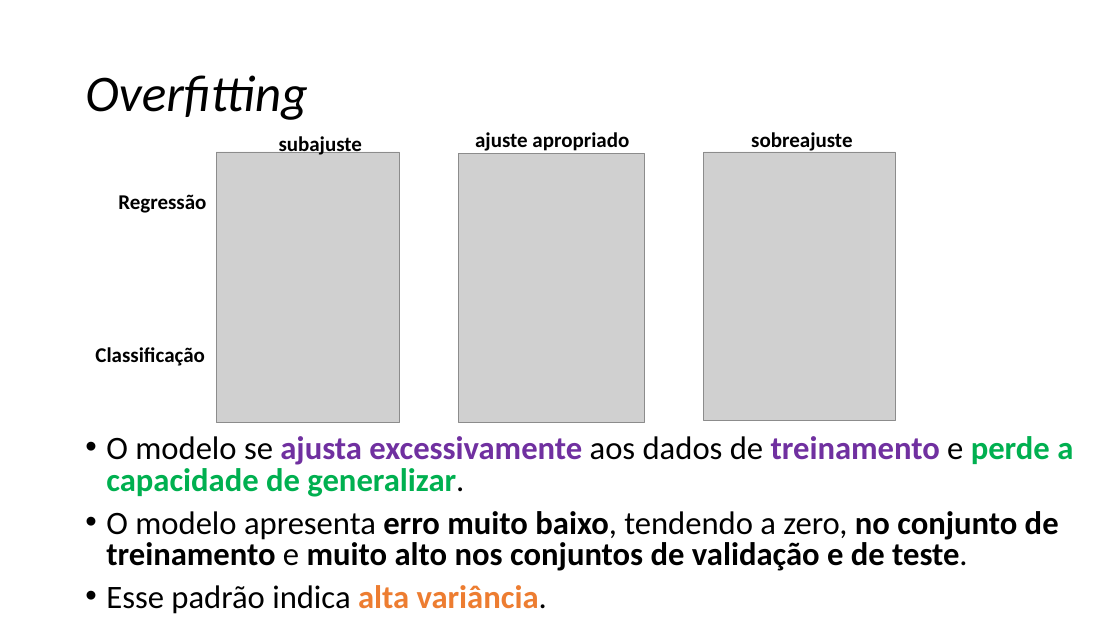
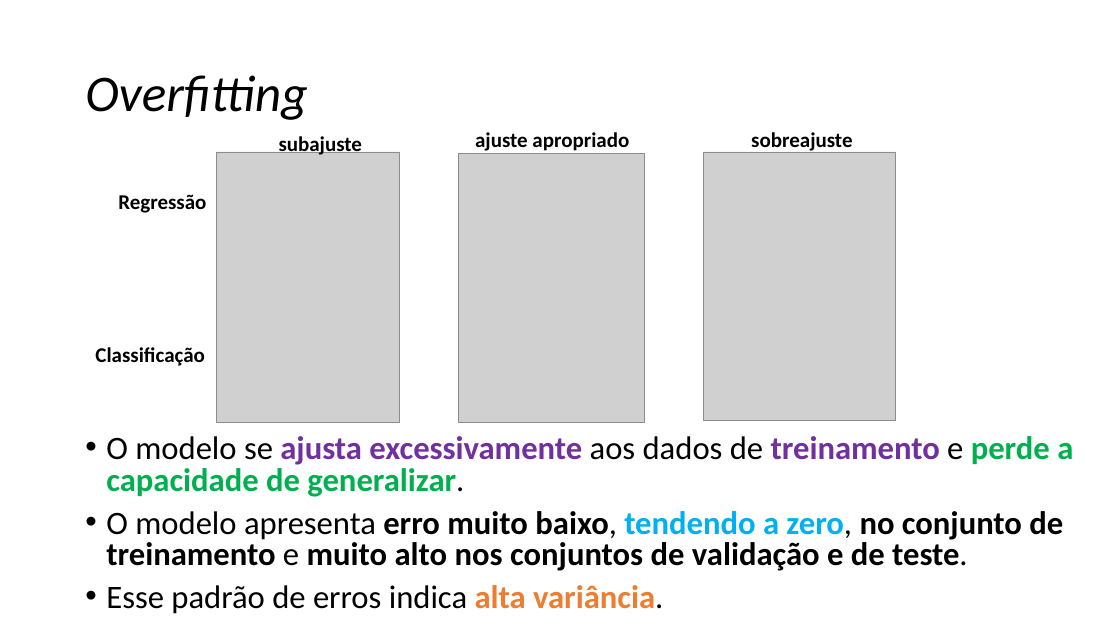
Before and after one commit to zz4fap/c24_inteligencia_artificial, a slide deck: slide 68 of slides/C24_Regressão.pptx. Drawn at 1120x630 pixels with LibreOffice and Linux fonts; fonts in the diff are those of the drawing; grey boxes stand for pictures. Boxes give left, top, right and bottom in pixels: in the first picture for what was removed or moved away, otherwise in the second. Text is boxed around its words. In the diff, an @@ line names an element or a change of style, - is before the commit and + after.

```diff
--- a/slides/C24_Regressão.pptx
+++ b/slides/C24_Regressão.pptx
@@ text at (106, 511, 1063, 571): text colour #000000 to #00B0F0, bold on in "tendendo a zero," @@
@@ text at (106, 585, 663, 614): text changed @@
-• Esse padrão indica alta variância.
+• Esse padrão de erros indica alta variância.
```
Also in this commit, not shown: 20 other slides changed, 2 other files.
